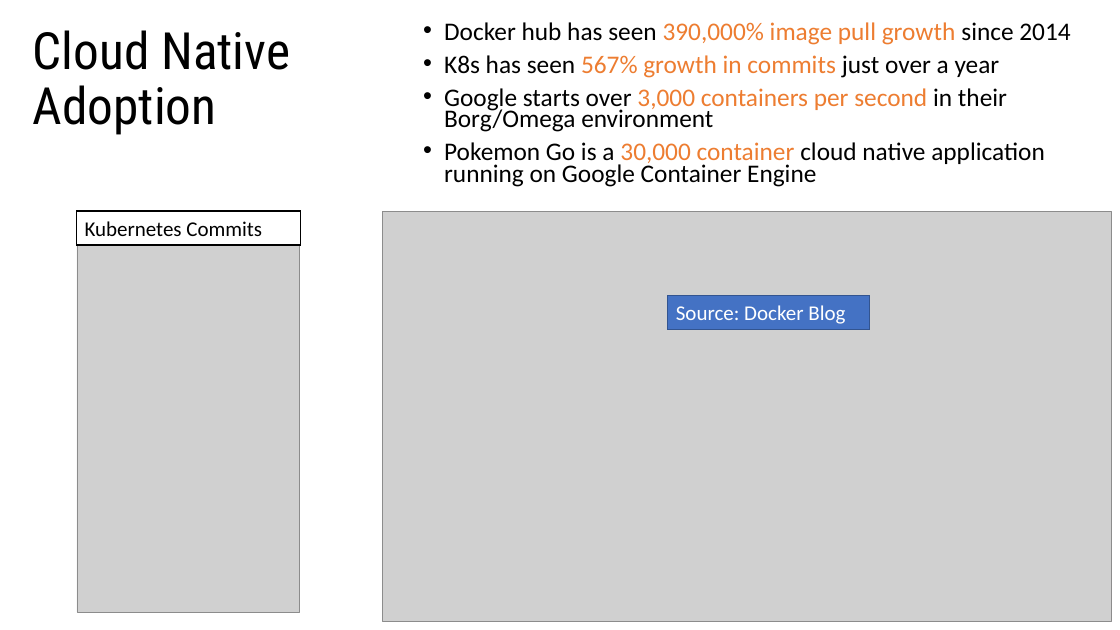
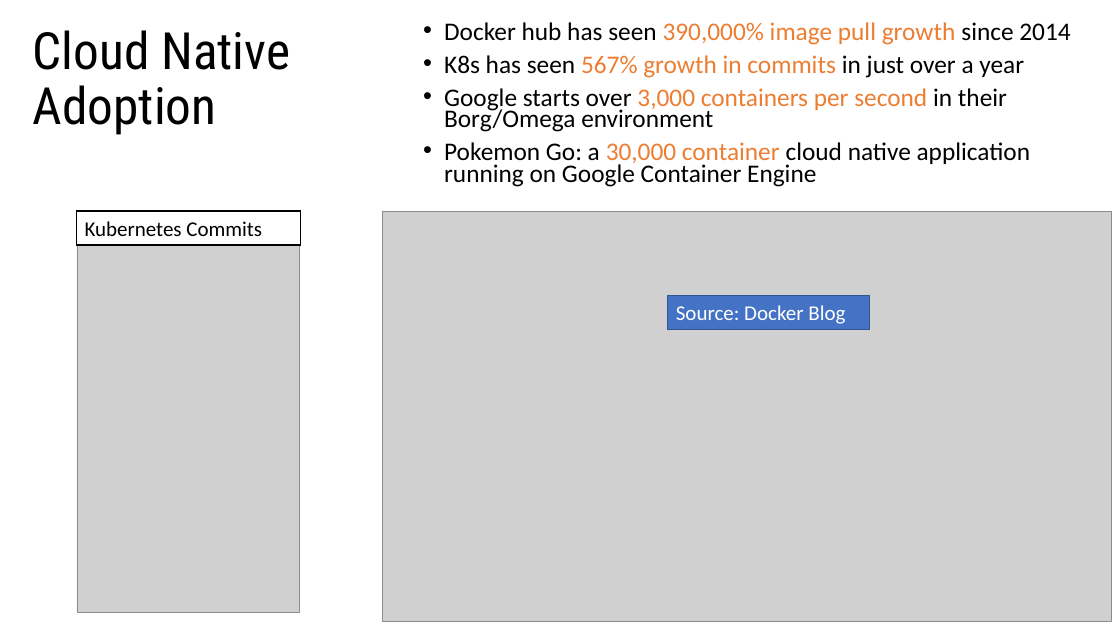
Before and after one commit to RX-M/api-bench, a slide deck: slide 5 of hp-msa-thrift.pptx. Drawn at 1120x630 pixels with LibreOffice and Linux fonts; fonts in the diff are those of the drawing; grey boxes stand for pictures. Boxes give left, top, right and bottom in pixels: in the first picture for what was removed or moved away, otherwise in the second. Text is boxed around its words. In the diff, an @@ line names an element or a change of style, - is before the commit and + after.

```diff
--- a/hp-msa-thrift.pptx
+++ b/hp-msa-thrift.pptx
@@ text at [444, 55, 1024, 78]: text changed @@
-• K8s has seen 567% growth in commits just over a year
+• K8s has seen 567% growth in commits in just over a year
@@ text at [444, 142, 1031, 187]: text changed @@
-• Pokemon Go is a 30,000 container cloud native application running on Google Container Engine
+• Pokemon Go: a 30,000 container cloud native application running on Google Container Engine
```
Also in this commit, not shown: 4 other slides changed.
